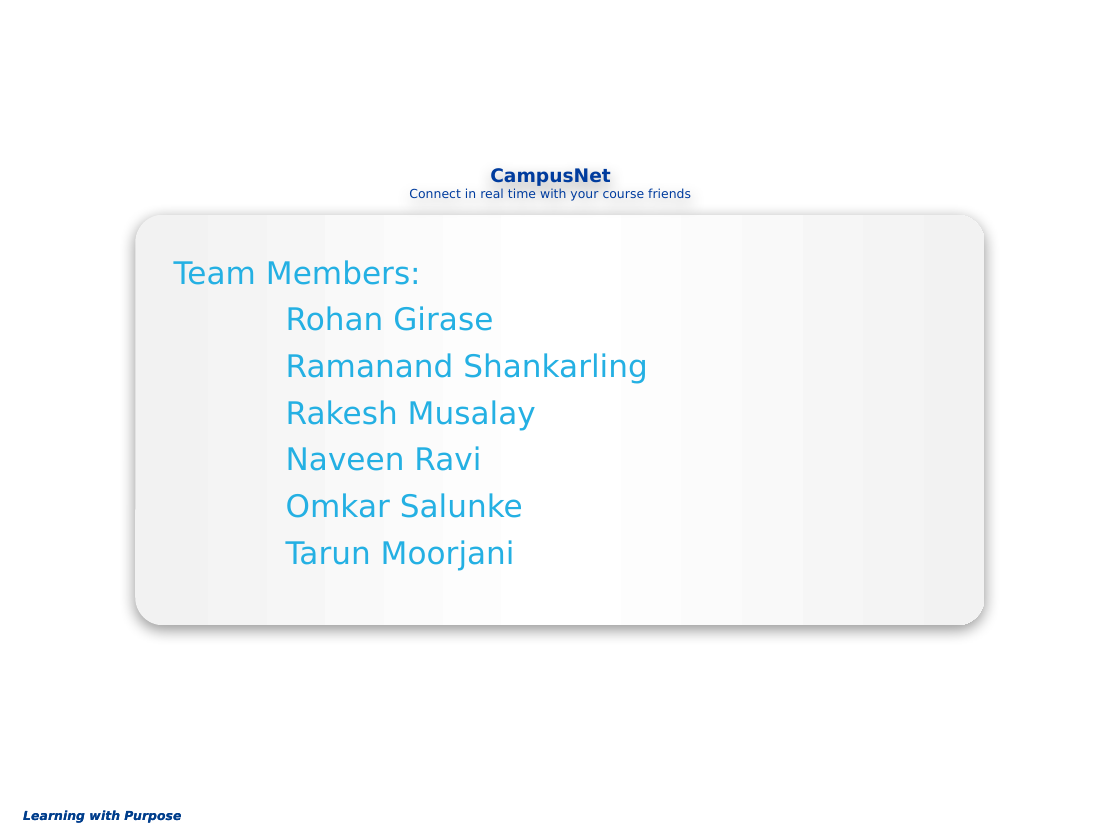
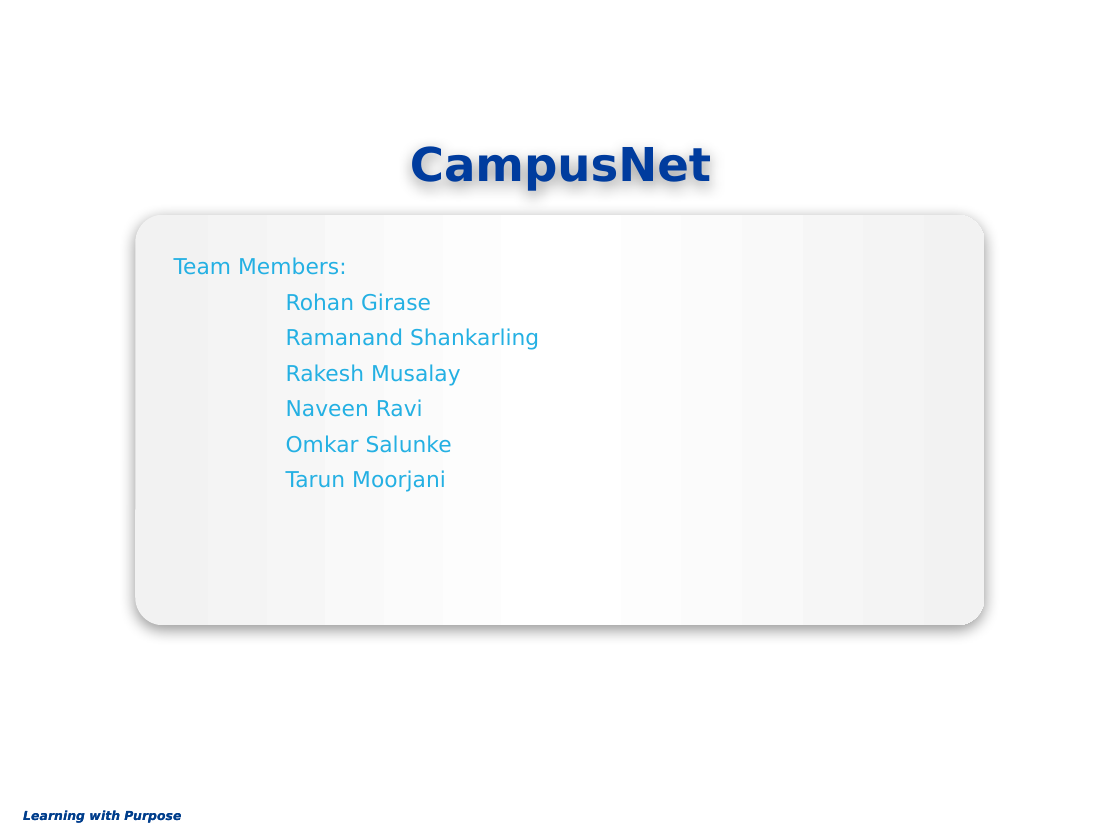
Before and after one commit to rohanraj07/CampusNet, a slide deck: slide 1 of CampusNet-5.pptx. Drawn at 1120x840 pixels with LibreOffice and Linux fonts; fonts in the diff are those of the drawing; background and template pictures are left out. Boxes give left, top, right and bottom in pixels: in the first picture for what was removed or moved away, otherwise in the second. Text is boxed around its words. In the diff, an @@ line names an element or a change of style, - is before the commit and + after.

```diff
--- a/CampusNet-5.pptx
+++ b/CampusNet-5.pptx
@@ title added at (410,143,711,191), 30 pt, text #003C9E, bold @@
+CampusNet
@@ title removed at (409,168,691,201) @@
-CampusNet
-Connect in real time with your course friends
@@ subtitle "Team Members:" at (174,257,539,492): size 20 to 14 pt @@
```
